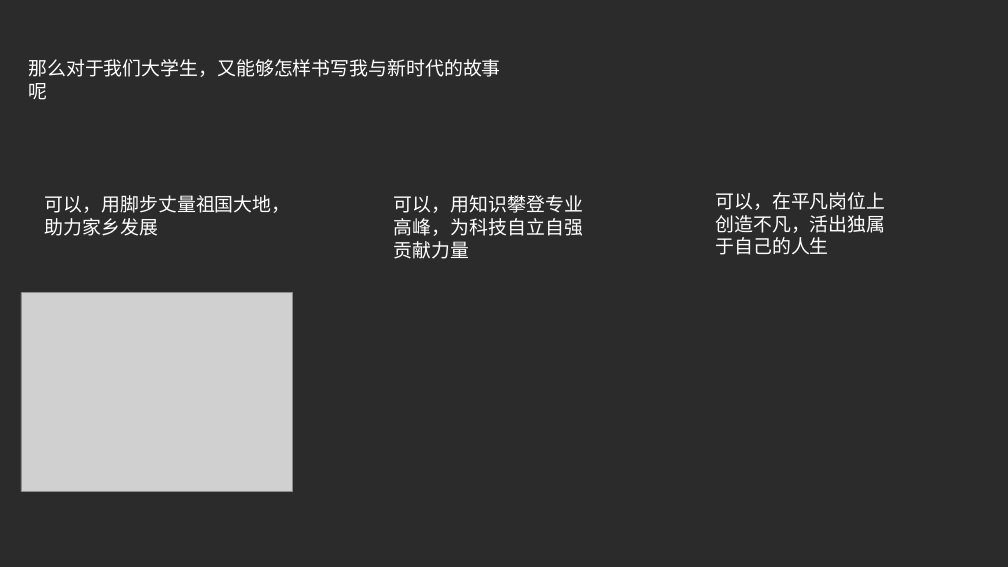
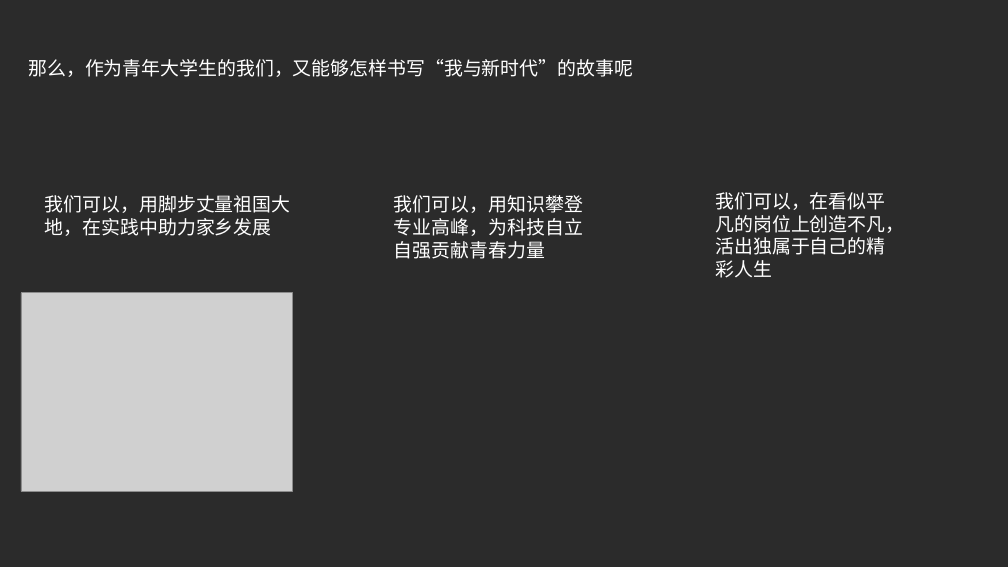
Before and after one commit to mizukuChen/My-story-with-the-New-Era, a slide deck: slide 7 of 习概.pptx (slide 5 before the commit). Drawn at 1008x567 pixels with LibreOffice and Linux fonts; fonts in the diff are those of the drawing; grey boxes stand for pictures; background and template pictures are left out; a plain dark background stands for a picture behind light text. Boxes give left, top, right and bottom in pixels: in the first picture for what was removed or moved away, otherwise in the second. Text is boxed around its words. In the diff, an @@ line names an element or a change of style, - is before the commit and + after.

```diff
--- a/习概.pptx
+++ b/习概.pptx
@@ text at (28,59,633,77): text changed @@
-那么对于我们大学生，又能够怎样书写我与新时代的故事呢
+那么，作为青年大学生的我们，又能够怎样书写“我与新时代”的故事呢
@@ text at (45,195,291,236): text changed @@
-可以，用脚步丈量祖国大地，助力家乡发展
+我们可以，用脚步丈量祖国大地，在实践中助力家乡发展
@@ text at (394,195,583,259): text changed @@
-可以，用知识攀登专业高峰，为科技自立自强贡献力量
+我们可以，用知识攀登专业高峰，为科技自立自强贡献青春力量
@@ text at (715,192,904,278): text changed @@
-可以，在平凡岗位上创造不凡，活出独属于自己的人生
+我们可以，在看似平凡的岗位上创造不凡，活出独属于自己的精彩人生
```
Also in this commit, not shown: 3 other slides changed, 2 slides added.
